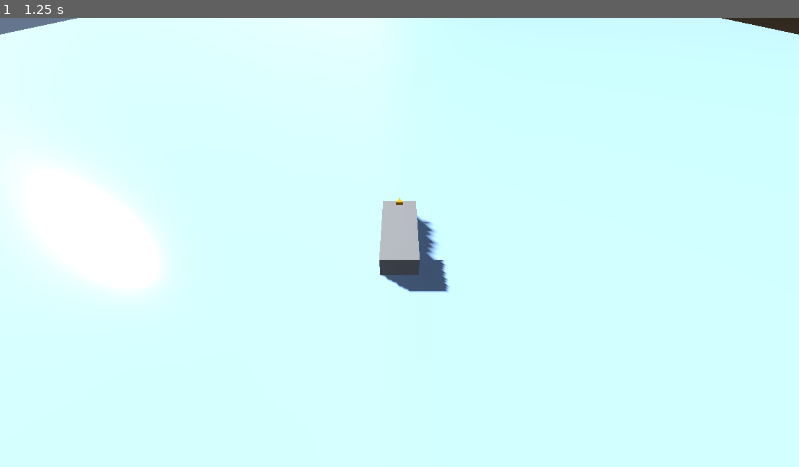
Above: before the commit, frame 1.
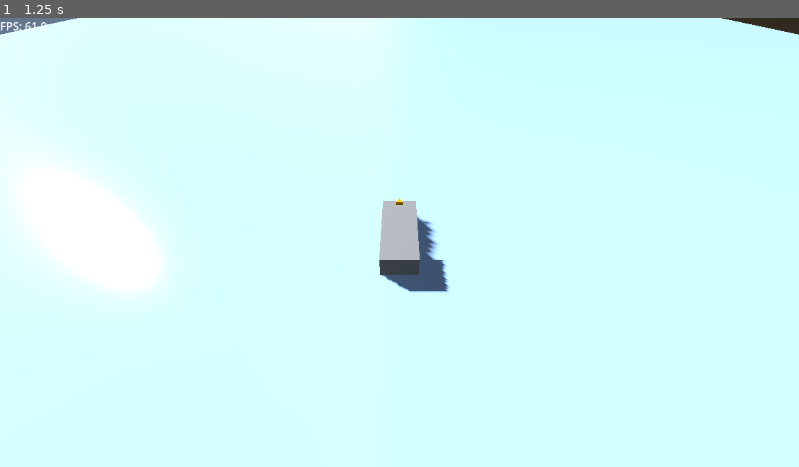
Above: after the commit, the same moment.

Repository: darren56brown/Sailboat3D
Game: Godot game, scene res://main.tscn
Same seed, same stepped clock (60 frames per second), same inputs: the game is played once before the commit and once after it.
Inputs:
- Up to frame 1 (1.25 s): tap Enter at 0.5 s

The runs differ from the first frame. In frame 1, less than 0.1% of the frame differs, in the area x 0-6%, y 0-3%.

Commit message:
added fps

Diff:
--- /dev/null
+++ b/fps.gd
@@ -0,0 +1,5 @@
+extends Label
+
+func _process(_delta):
+	# Engine.get_frames_per_second() returns the current FPS
+	text = "FPS: " + str(Engine.get_frames_per_second())
--- a/main.tscn
+++ b/main.tscn
@@ -1,6 +1,7 @@
 [gd_scene format=3 uid="uid://cyg63kfs4lhf8"]
 
 [ext_resource type="PackedScene" uid="uid://dfuo8imiklpa7" path="res://world.tscn" id="1_ig7tw"]
+[ext_resource type="Script" uid="uid://c6vp8w6fcxq8u" path="res://fps.gd" id="2_0xm2m"]
 
 [node name="Main" type="Node" unique_id=524008474]
 
@@ -28,3 +29,8 @@
 anchor_bottom = 1.0
 grow_horizontal = 2
 grow_vertical = 2
+
+[node name="Label" type="Label" parent="HUD" unique_id=734712623]
+offset_right = 40.0
+offset_bottom = 23.0
+script = ExtResource("2_0xm2m")
Not shown, added: fps.gd.uid
